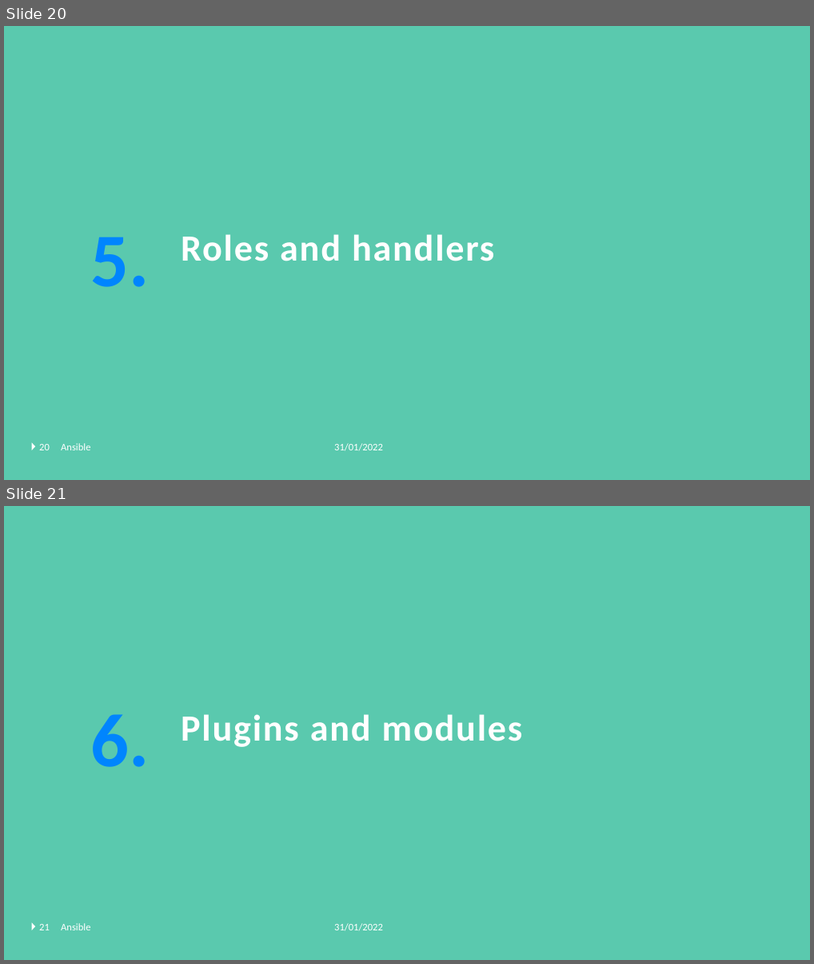
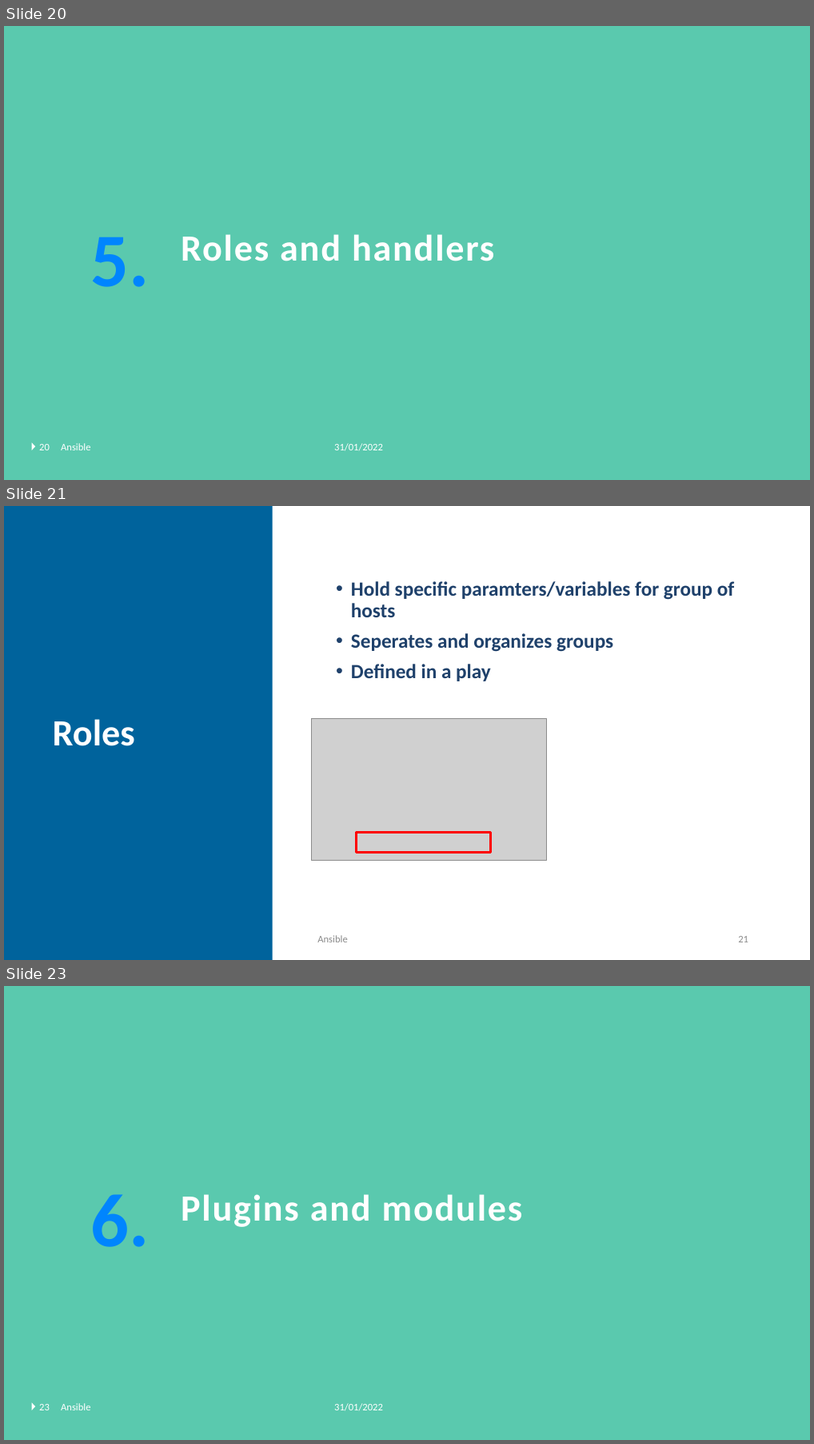
Before and after one commit to GerritVanMol/Ansible_Introduction-21_22, a slide deck: Documents/Ansible_BasicsAndHowToGetStarted.pptx. Shown one above the other, each under a label of ours: slides 20 and 21 before the commit, slides 20, 21 and 23 after it; the slides between them are not shown. The pictures are 814x964 and 814x1444 pixels, drawn with LibreOffice and Linux fonts; fonts in the diff are those of the drawing; grey boxes stand for pictures; background and template pictures are left out. Boxes give left, top, right and bottom in pixels: in the first picture for what was removed or moved away, otherwise in the second. Text is boxed around its words. In the diff, an @@ line names an element or a change of style, - is before the commit and + after.

Commit message:
add log file for ansible demo and update ppt

```diff
--- a/Documents/Ansible_BasicsAndHowToGetStarted.pptx
+++ b/Documents/Ansible_BasicsAndHowToGetStarted.pptx
@@ slide 21 added at bbox=[4, 506, 810, 960], background #FFFFFF @@
@@ rectangle added at bbox=[4, 506, 273, 960], fill #00639C @@
@@ text added at bbox=[351, 581, 735, 681], 24 pt, text #1F416B, bold @@
+• Hold specific paramters/variables for group of hosts
+• Seperates and organizes groups
+• Defined in a play
@@ title added at bbox=[53, 719, 135, 746], 44 pt, text #FFFFFF, bold @@
+Roles
@@ picture added at bbox=[312, 718, 546, 860] @@
@@ rectangle added at bbox=[356, 832, 490, 852], outline #FF0000 3 pt @@
@@ text added at bbox=[318, 935, 347, 942], 12 pt, text #8C8C8C @@
+Ansible
@@ page number added at bbox=[738, 936, 749, 942], 12 pt, text #8C8C8C @@
+21
@@ what was slide 21 is now slide 23 @@
@@ page number at bbox=[39, 1404, 50, 1410]: text changed @@
-21
+23
```
Also in this commit, not shown: 4 slides changed, 3 other slides added, 1 other file.
